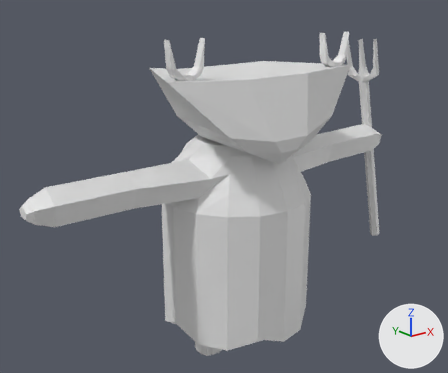
One commit to the Blender file 3D assets/Water enemies.blend: the scene before it, then after it.
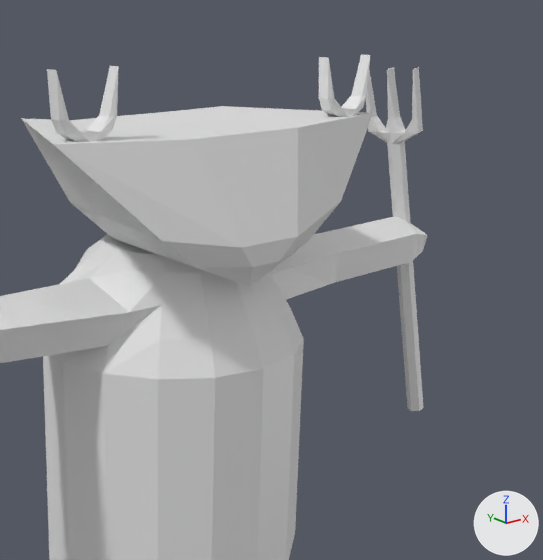
Each version appears first whole from a camera (50 mm lens) standing at (-1.038, -1.251, 0.938) and looking at (0.002, 0.049, 0.417), and next in a close-up on the part from 31% to 100% of the width and 0% to 86% of the height. Lighting does not change. The marker at lower right points along +X, +Y and +Z.

The first close-up shows 'Icosphere.002', 'Water stav', 'krop + arme + hoved.002'.
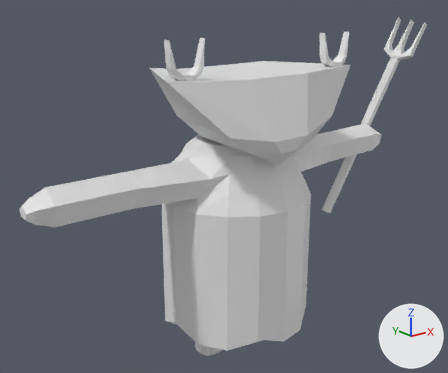
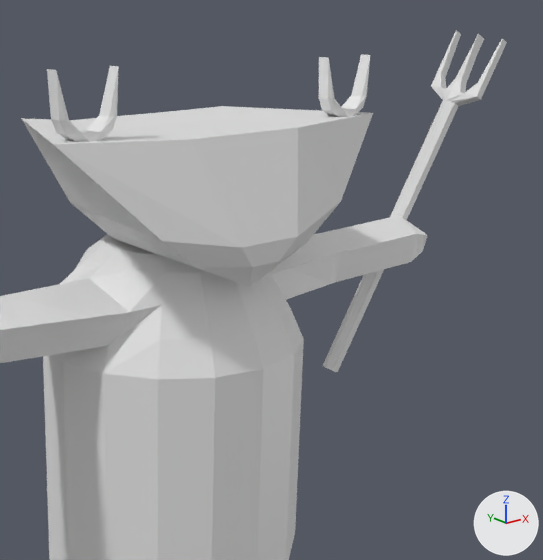
Pixel boxes (x1, y1, x2, y2) of what changed, in the close-ups (543 x 560 px):
```json
{"object": "Water stav", "change": "moved, turned", "before": [366, 67, 423, 411], "after": [323, 30, 507, 372]}
```

Edits to the scene script, one JSON object a line:
```json
{"op": "set", "path": "ob_water_stav.location", "old": "(0.618, -0.014, 0.146)", "new": "(0.429, 0.044, 0.253)"}
{"op": "set", "path": "ob_water_stav.rotation_euler", "old": "(0.159, -0.0733, -1.344)", "new": "(-0.427, 0.158, -1.48)", "note": "degrees (9.1, -4.2, -77) -> degrees (-24, 9.1, -85)"}
```
